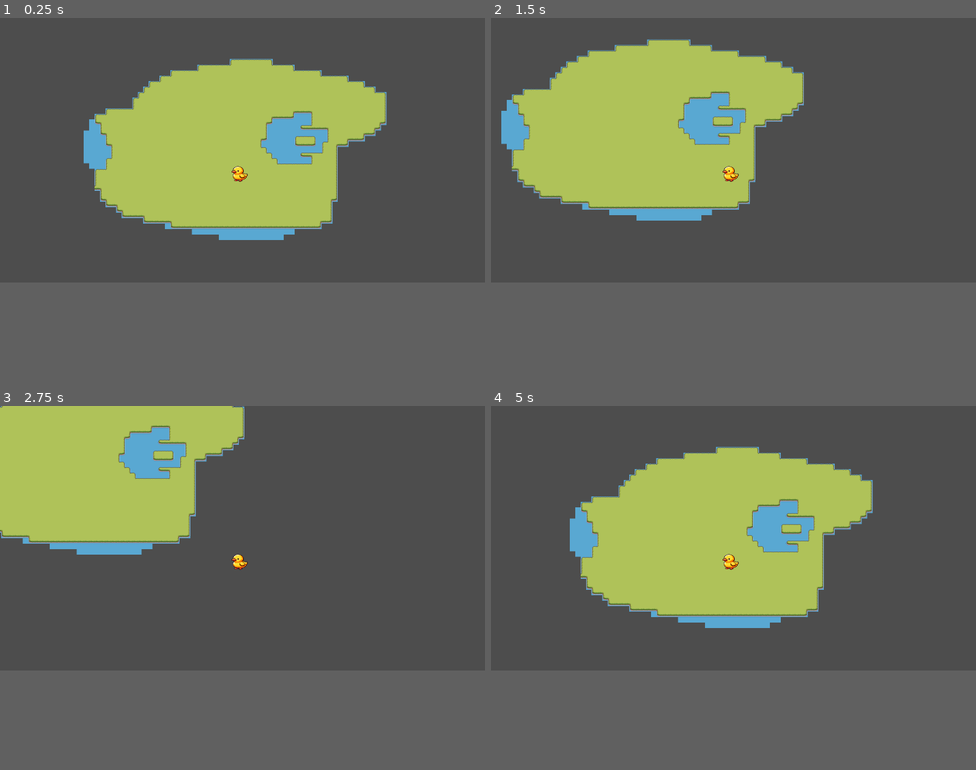
Above: before the commit, frames 1-4 (two rows, left to right).
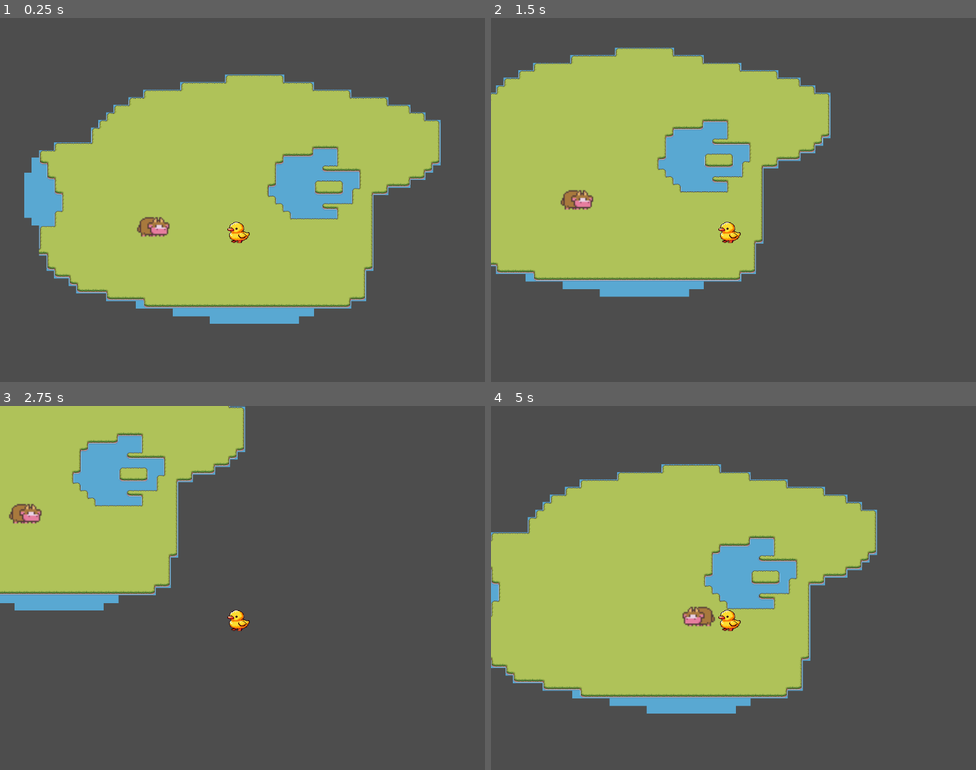
Above: after the commit, the same moments.

Repository: kelryana/Duckside_Stories
Game: Godot game, scene res://mundo.tscn
Two runs of this game, one before a commit and one after it. Both use one fixed random seed, a clock stepped at 60 frames per second and the inputs below. The project has no main scene, so this scene is started directly.
Inputs:
- Up to frame 1 (0.25 s): no input
- Up to frame 2 (1.5 s): hold D (direita) 0.53-1.28 s; hold S (baixo) from 1.28 s (still down)
- Up to frame 3 (2.75 s): release S (baixo) at 2.03 s; hold D (direita) from 2.03 s (still down)
- Up to frame 4 (5 s): release D (direita) at 2.78 s; hold W (cima) 2.78-3.53 s; hold A (esquerda) from 3.53 s (still down)
In our replay, the window is 800x436 before the commit and 800x600 after it. These sizes can differ from the game's own. Grey fills any space a smaller window leaves; there, only what the larger window draws over its background counts as a difference.

The runs differ from the first frame. In frame 1, 30% of the frame differs, in the area x 5-91%, y 11-84%; in frame 2, 23%; in frame 3, 11%; in frame 4, 31%, in the area x 0-80%, y 11-85%.

Commit message:
Ajuste Tela

Diff:
--- a/mundo.tscn
+++ b/mundo.tscn
@@ -6,6 +6,8 @@
 [ext_resource type="Texture2D" uid="uid://c5yekmbw86kl2" path="res://Game Assets/Little Dreamyland - Free Pack/Little Dreamyland - Free Pack/Tileset/House_Tileset.png" id="5_t8jxu"]
 [ext_resource type="Texture2D" uid="uid://bxoqqb5o5ncrr" path="res://pato_teste.png" id="6_5ckkb"]
 [ext_resource type="Texture2D" uid="uid://7a7der0fracv" path="res://Game Assets/Little Dreamyland - Free Pack/Little Dreamyland - Free Pack/Tileset/Exterior_Tileset.png" id="6_pfhxm"]
+[ext_resource type="Script" uid="uid://d1v47hg8svquv" path="res://vaco.gd" id="7_t8jxu"]
+[ext_resource type="Texture2D" uid="uid://b36itjhwsq57" path="res://Game Assets/Little Dreamyland - Free Pack/Little Dreamyland - Free Pack/Sprites/Animals/COW/Cow_Idle.png" id="8_pfhxm"]
 
 [sub_resource type="TileSetAtlasSource" id="TileSetAtlasSource_0oi55"]
 texture = ExtResource("4_2hh7m")
@@ -1176,6 +1178,9 @@
 sources/3 = SubResource("TileSetAtlasSource_0crsg")
 sources/4 = SubResource("TileSetAtlasSource_5ckkb")
 
+[sub_resource type="CapsuleShape2D" id="CapsuleShape2D_pij3u"]
+height = 28.34497
+
 [node name="Node2D" type="Node2D"]
 
 [node name="TileMap" type="TileMap" parent="."]
@@ -1198,3 +1203,23 @@
 [node name="Camera2D" type="Camera2D" parent="Patogonista/Sprite2D"]
 position = Vector2(63.759766, -622.84033)
 scale = Vector2(4.22235, 4.7502804)
+
+[node name="CollisionShape2D" type="CollisionShape2D" parent="Patogonista"]
+position = Vector2(18.388428, 4.747265)
+scale = Vector2(3.5763216, -2.528139)
+shape = SubResource("CapsuleShape2D_pij3u")
+
+[node name="Vaco" type="CharacterBody2D" parent="."]
+position = Vector2(705, 621)
+scale = Vector2(3.8333333, 3.804878)
+script = ExtResource("7_t8jxu")
+
+[node name="Sprite2D" type="Sprite2D" parent="Vaco"]
+texture = ExtResource("8_pfhxm")
+region_enabled = true
+region_rect = Rect2(8.023735, 57.05793, 43.464485, 31.610542)
+
+[node name="CollisionShape2D" type="CollisionShape2D" parent="Vaco"]
+position = Vector2(-1.304354, -3.4166594)
+scale = Vector2(1.3052001, -0.8901334)
+shape = SubResource("CapsuleShape2D_pij3u")
--- a/project.godot
+++ b/project.godot
@@ -16,7 +16,7 @@
 
 [display]
 
-window/size/viewport_width=1980
+window/size/viewport_width=1440
 window/size/viewport_height=1080
 
 [input]
--- a/vaco.gd
+++ b/vaco.gd
@@ -1 +1,19 @@
 extends CharacterBody2D
+
+@export var speed: float = 80.0
+@export var direction: Vector2 = Vector2.RIGHT
+@onready var sprite: Sprite2D = $Sprite2D
+
+
+func _physics_process(delta: float):
+	velocity = direction * speed
+	move_and_slide()
+
+	if velocity.x < 0:
+		sprite.flip_h = true
+	elif velocity.x > 0:
+		sprite.flip_h = false
+
+	if get_slide_collision_count() > 0:
+		var collision = get_slide_collision(0)
+		direction = direction.bounce(collision.get_normal())
Not shown: 1 places in mundo.tscn that only renumber resources
